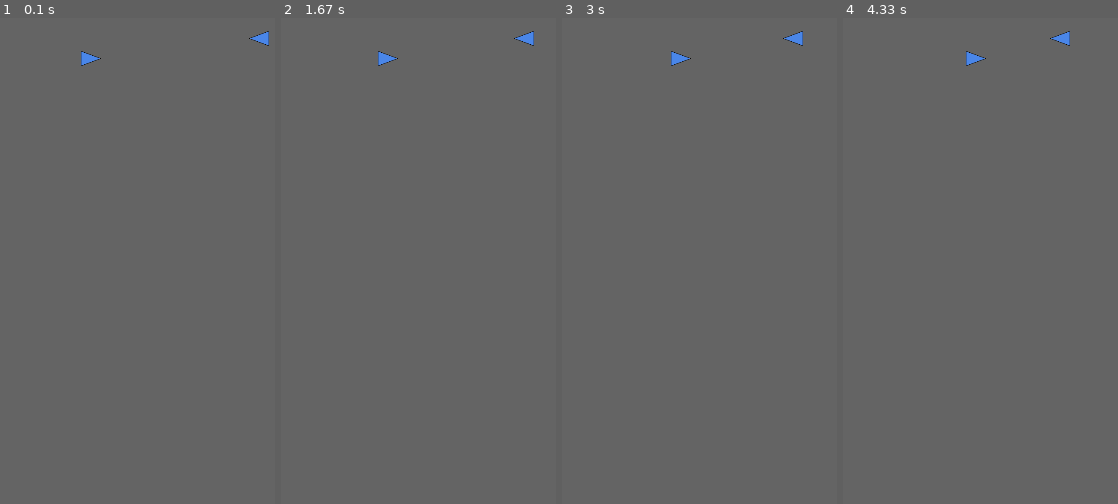
Above: before the commit, frames 1-4 (left to right).
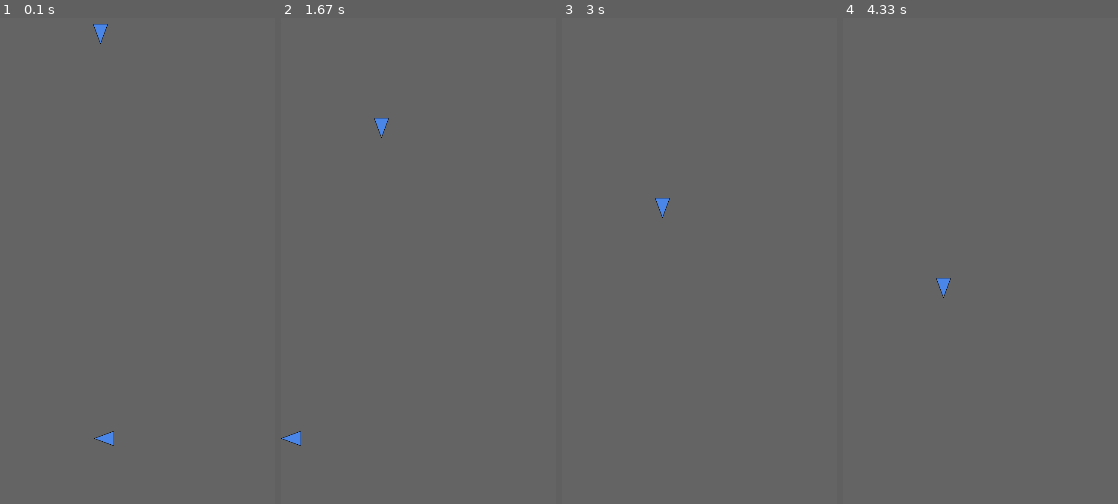
Above: after the commit, the same moments.

Repository: agmui/random_stuff
Game: pygame game, started from birbs/better_birbs/window.py
Two runs of this game, one before a commit and one after it. Both use one fixed random seed, a clock stepped at 60 frames per second and the inputs below.
Inputs (mouse positions are in pixels of both pictures, inside the frame that each line leads up to):
- Up to frame 1 (0.1 s): no input
- Up to frame 2 (1.67 s): hold Right 0.33-0.8 s; move the mouse to (outside the picture) at 0.37 s
- Up to frame 3 (3 s): no input
- Up to frame 4 (4.33 s): no input

The runs differ from the first frame. In frame 1, 0.5% of the frame differs, in the area x 29-98%, y 1-89%; in frame 2, 0.5%; in frame 3, 0.4%; in frame 4, 0.4%.

Commit message:
finish working on pathfinding fixing screen tp

Diff:
--- a/Del.py
+++ b/Del.py
@@ -1,2 +1,25 @@
-def LR(self, angle):
-    pass
+import math
+import portion as P
+import random
+
+def L_or_R(self, angle):  # merge dis function with avoid_filter?
+    l = [self + 160, self - 160]
+    for i in range(2):
+        if l[i] > 180:
+            l[i] -= 360
+        elif l[i] < -180:
+            l[i] += 360
+    if self >= 0:
+        if self <= angle <= 180 or 180 <= angle <= l[0]:  # del "or 180"?
+            return -1
+        else:  # del later
+            return 1
+    elif self <= 0:
+        if self <= angle <= 180 or 180 <= angle <= l[1]:  # del "or 180"?
+            return 1
+        else:
+            return -1
+
+
+#print(L_or_R(-179.99894668465197, -168.1113408682082))
+print(random.randint(8, 6))
--- a/birbs/better_birbs/birb.py
+++ b/birbs/better_birbs/birb.py
@@ -1,4 +1,5 @@
 import math
+import random
 
 num_of_birbs = 2
 birb_list = []
@@ -11,12 +12,12 @@
 
 
 class birb:
-    def __init__(self, pos, angle, id):
+    def __init__(self, pos, angle):
         self.pos = pos
         self.angle = math.radians(angle)
         self.speed = 10
         self.nearByBirbsList = []
-        self.id = id
+        # self.id = id
 
     def path_finding(self):
         self.sight()
@@ -25,16 +26,16 @@
         self.center_dive()
         self.move()
 
-    def blind_spot(self, angle):  # convret self.angle once for speed
-        l = [math.degrees(self.angle) - 160, math.degrees(self.angle) + 160]
+    def blind_spot(self, angle):  # convret self.angle once for speed for blind_spot, sight, and L_or_R
+        l = [math.degrees(self.angle) + 160, math.degrees(self.angle) - 160]
         for i in range(2):
             if l[i] > 180:
                 l[i] -= 360
             elif l[i] < -180:
                 l[i] += 360
         if 10 >= math.degrees(self.angle) >= -10:
-            return l[0] >= angle or angle >= l[1]
-        return l[0] >= angle >= l[1]
+            return l[1] >= angle or angle >= l[0]
+        return l[1] >= angle >= l[0]
 
     def sight(self):  # bro fix your rads situation
         self.nearByBirbsList.clear()
@@ -45,13 +46,29 @@
             if 0 != distance <= 100 and not self.blind_spot(math.degrees(angle)):
                 self.nearByBirbsList.append([distance, angle])
 
+    def L_or_R(self, angle):  # merge dis function with avoid_filter?
+        l = [math.degrees(self.angle) + 160, math.degrees(self.angle) - 160]
+        for i in range(2):
+            if l[i] > 180:
+                l[i] -= 360
+            elif l[i] < -180:
+                l[i] += 360
+        if self.angle >= 0:
+            if math.degrees(self.angle) <= angle <= 180 or 180 <= angle <= l[0]:  # del "or 180"?
+                return -1
+            else:#del later
+                return 1
+        elif self.angle <= 0:
+            if math.degrees(self.angle) <= angle <= 180 or 180 <= angle <= l[1]:  # del "or 180"?
+                return 1
+            else:
+                return -1
+
     def avoid_filter(self):
         total = 0
         for i in self.nearByBirbsList:
-            distance, angle = i[0], i[1]                    # determina if angle is from left or right side with out angle amount as factor
-            total += math.exp(-0.1 * distance - 1) * -angle # angle difreation of where to go dosent work bc 0-180 dosent move
-            if self.id == 0:
-                print(total, angle)
+            distance, angle = i[0], i[1]  # determina if angle is from left or right side with out angle amount as factor
+            total += 2 * math.exp(-0.05 * distance - 1) * -self.L_or_R(angle)  # angle difreation of where to go dosent work bc 0-180 dosent move
         self.rotate(total)
 
     def same_direction_filter(self):
@@ -64,6 +81,14 @@
         r = 1
         self.pos[0] += r * math.cos(self.angle)  # make sure it is in radians or something
         self.pos[1] -= r * math.sin(self.angle)
+        if self.getPos()[0] > 800:
+            self.pos[0] = 0
+        elif self.getPos()[1] < 0:
+            self.pos[0] = 800
+        if self.getPos()[0] > 690:
+            self.pos[1] = 0
+        elif self.getPos()[1] < 0:
+            self.pos[1] = 0
 
     def rotate(self, deg):
         if deg + self.angle > math.radians(180):
@@ -87,11 +112,10 @@
 
 
 def init():
-    # for i in range(num_of_birbs):
-    #    b = birb([0, 0], 0)
-    #    birb_list.append(b)
-    b1 = birb([100, 120], 0, 0)
-    b2 = birb([250, 100], 180, 1)
+    #for i in range(num_of_birbs):
+    #    birb_list.append(birb([random.randint(0, 800), random.randint(0, 690)], random.randint(-180, 180)))
+    b1 = birb([100, 100], -90)
+    b2 = birb([100, 500], 180)
     birb_list.append(b1)
     birb_list.append(b2)
 
--- a/birbs/better_birbs/window.py
+++ b/birbs/better_birbs/window.py
@@ -6,7 +6,7 @@
 from birbs.better_birbs import birb
 
 WINDOW_WIDTH = 800
-WINDOW_HEIGHT = 690
+WINDOW_HEIGHT = 690  # has decencies in birb class
 num_of_birbs = birb.num_of_birbs
 viswals = False
 
@@ -96,6 +96,6 @@
 
     pygame.display.flip()
     clock.tick_busy_loop(60)
-    time.sleep(0.1)
+    # time.sleep(0.1)
 
 pygame.quit()
